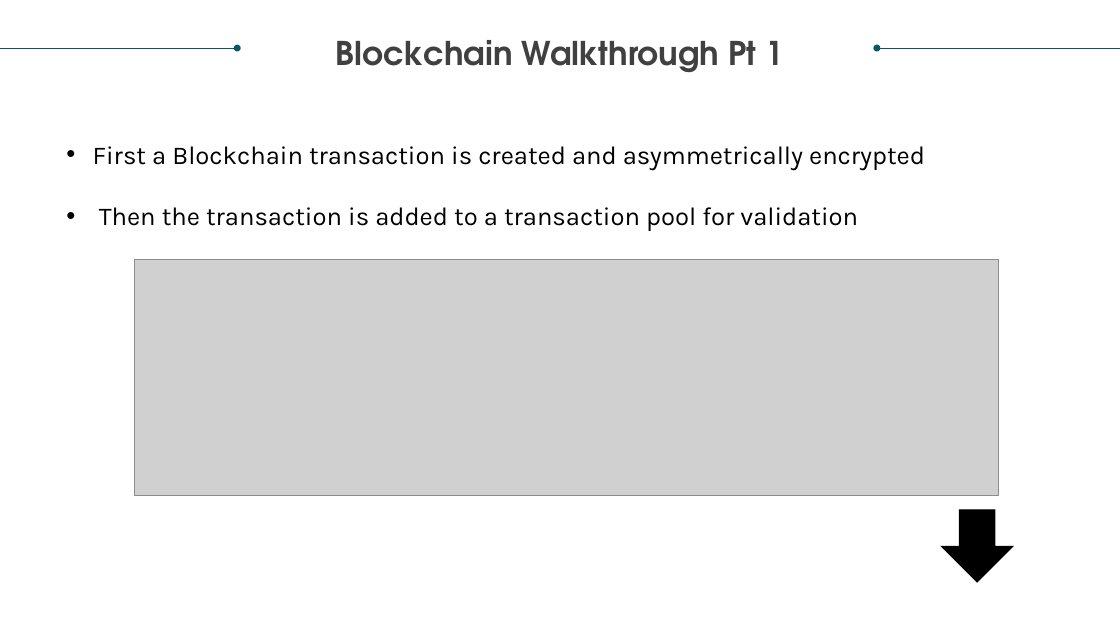
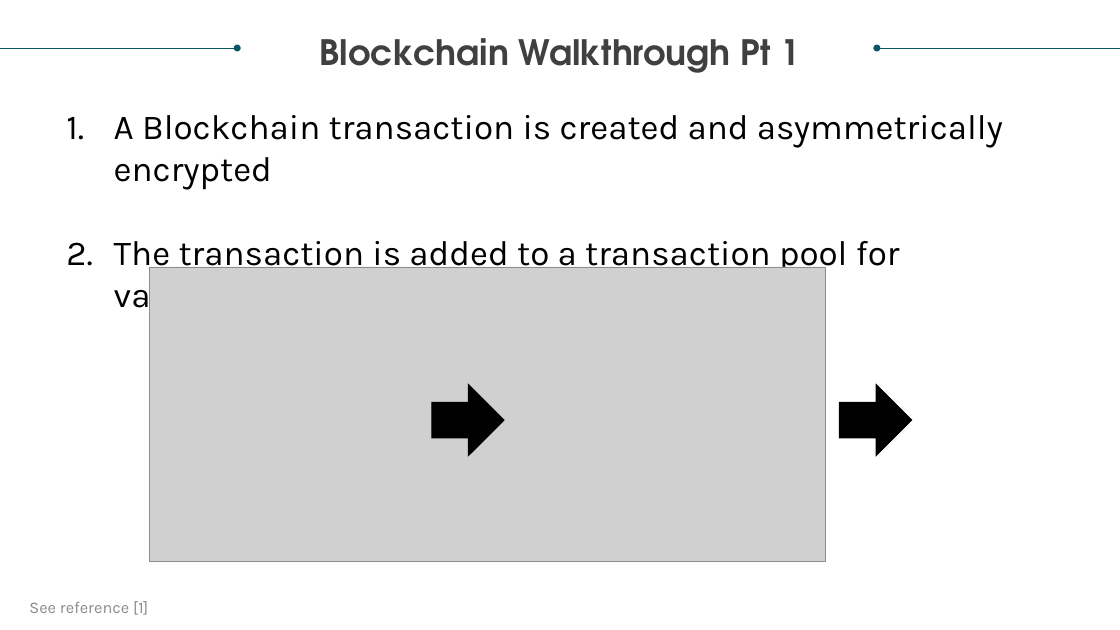
Before and after one commit to realdanielbyrne/BlockChainIntro, a slide deck: slide 5 of DS749 Project_Team 4_Blockchain Analysis.pptx (slide 6 before the commit). Drawn at 1120x630 pixels with LibreOffice and Linux fonts; fonts in the diff are those of the drawing; grey boxes stand for pictures. Boxes give left, top, right and bottom in pixels: in the first picture for what was removed or moved away, otherwise in the second. Text is boxed around its words. In the diff, an @@ line names an element or a change of style, - is before the commit and + after.

```diff
--- a/DS749 Project_Team 4_Blockchain Analysis.pptx
+++ b/DS749 Project_Team 4_Blockchain Analysis.pptx
@@ text "Blockchain Walkthrough Pt 1" at box(320, 38, 801, 73): size 28 to 30 pt @@
@@ text at box(114, 115, 1003, 275): text changed; size 22 to 30 pt @@
-• First a Blockchain transaction is created and asymmetrically encrypted
-• Then the transaction is added to a transaction pool for validation
+1. A Blockchain transaction is created and asymmetrically encrypted
+2. The transaction is added to a transaction pool for validation
@@ picture: place and size @@
-picture at box(134, 260, 999, 496)
+picture at box(150, 267, 825, 561)
@@ down arrow added at box(432, 385, 504, 455), fill #000000, outline #000000 1 pt @@
@@ down arrow at box(839, 385, 912, 455): rotation 0 to 270 degrees @@
@@ text added at box(29, 601, 148, 615), 14 pt, text #8C8C8C @@
+See reference [1]
```
Also in this commit, not shown: 9 other slides changed, 1 slide added, 1 slide removed, 1 other file.
